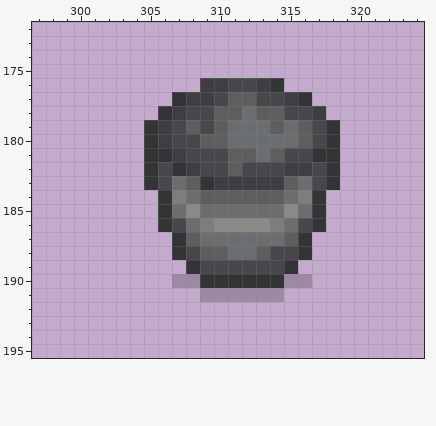
Two versions of one pixel-art file, src/concept/sprite/decor.aseprite. The first picture shows the starting point.
512x512 pixels, 1 frame. Colours within 5 levels of each other are drawn and written as one. Shown: x 297..324, y 172..195.
Once edited:
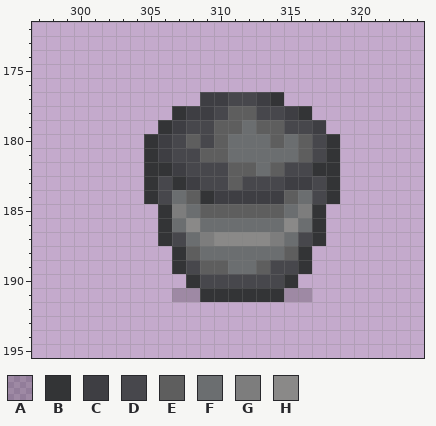
Palette (. is transparent): A #00000032  B #333436  C #3e3e43  D #47474c  E #5e5e5e  F #6b6e70  G #7d7d7d  H #8a8988
Changes in this commit:
{"where": "layer \"Layer 1\""}
{"y":176,"x":309,"old":"CCDDCB","new":"......"}
{"y":177,"x":307,"old":"BC","new":".."}
{"y":177,"x":310,"old":"DEEDDCB","new":"CDDCB.."}
{"y":178,"x":306,"old":"BCDDE","new":".BCCD"}
{"y":178,"x":312,"old":"FEEDDC","new":"EDDCB."}
{"y":179,"x":305,"old":"BCDE","new":".BCD"}
{"y":179,"x":311,"old":"F","new":"E"}
{"y":179,"x":313,"old":"F","new":"E"}
{"y":179,"x":315,"old":"FEDB","new":"DDC."}
{"y":180,"x":308,"old":"DE","new":"ED"}
{"y":180,"x":314,"old":"F","new":"E"}
{"y":181,"x":306,"old":"BC","new":"CD"}
{"y":181,"x":309,"old":"DDEE","new":"EEFF"}
{"y":181,"x":314,"old":"EDDB","new":"FFED"}
{"y":182,"x":306,"old":"DBC","new":"BCD"}
{"y":182,"x":312,"old":"DDDCCD","new":"EFEDDB"}
{"y":183,"x":307,"old":"FEBCCCCCEF","new":"BCDDEDDDCC"}
{"y":184,"x":305,"old":".BGFEEEEEEFGB.","new":"BDFEBCCCCCEFDB"}
{"y":185,"x":307,"old":"FHFFFFFFHF","new":"GFEEEEEEFG"}
{"y":186,"x":307,"old":"DFGHHHHGFD","new":"FHFFFFFFHF"}
{"y":187,"x":306,"old":".BEFFFFFFEB.","new":"BDFGHHHHGFDB"}
{"y":188,"x":308,"old":"DEE","new":"EFF"}
{"y":188,"x":313,"old":"EDD","new":"FFE"}
{"y":189,"x":307,"old":".BDDDDD","new":"BDEEFFE"}
{"y":189,"x":315,"old":"B.","new":"DB"}
{"y":190,"x":307,"old":"AABBBBBBAA","new":".BDDDDDDB."}
{"y":191,"x":307,"old":"..AAAAAA..","new":"AABBBBBBAA"}
